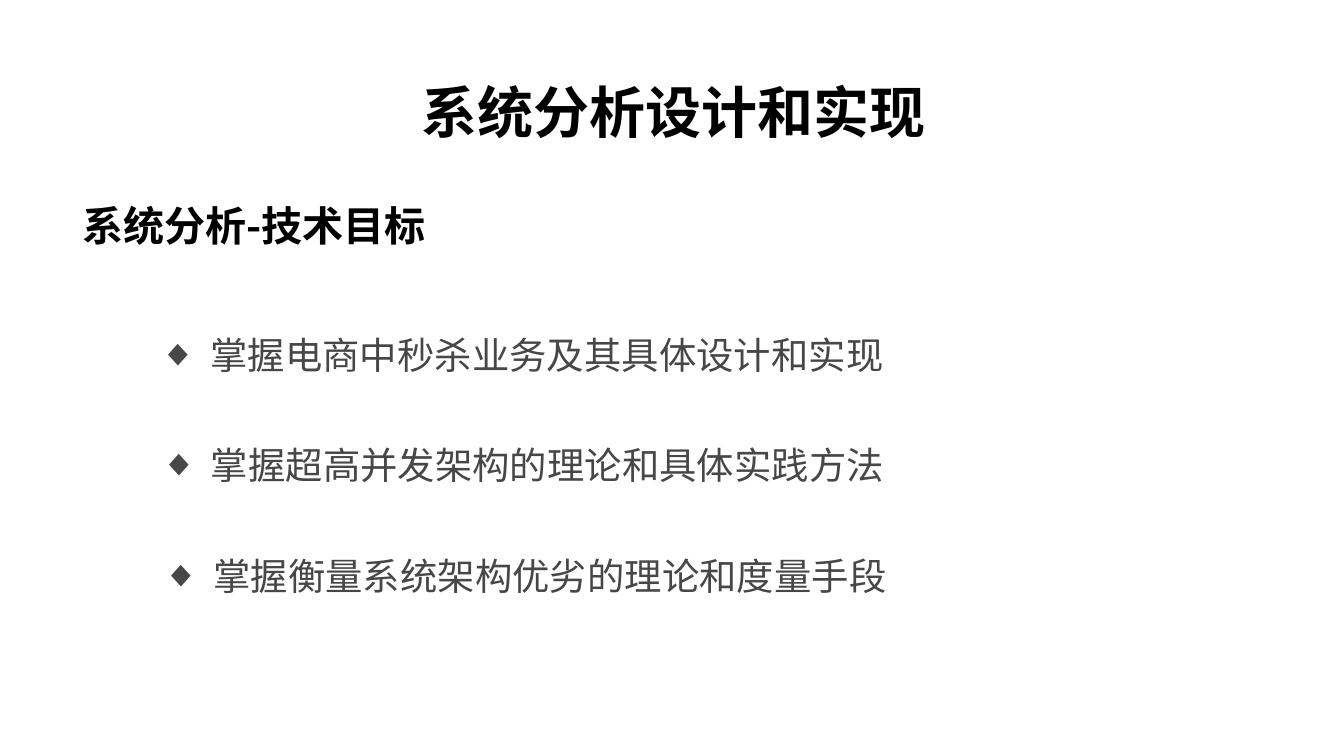
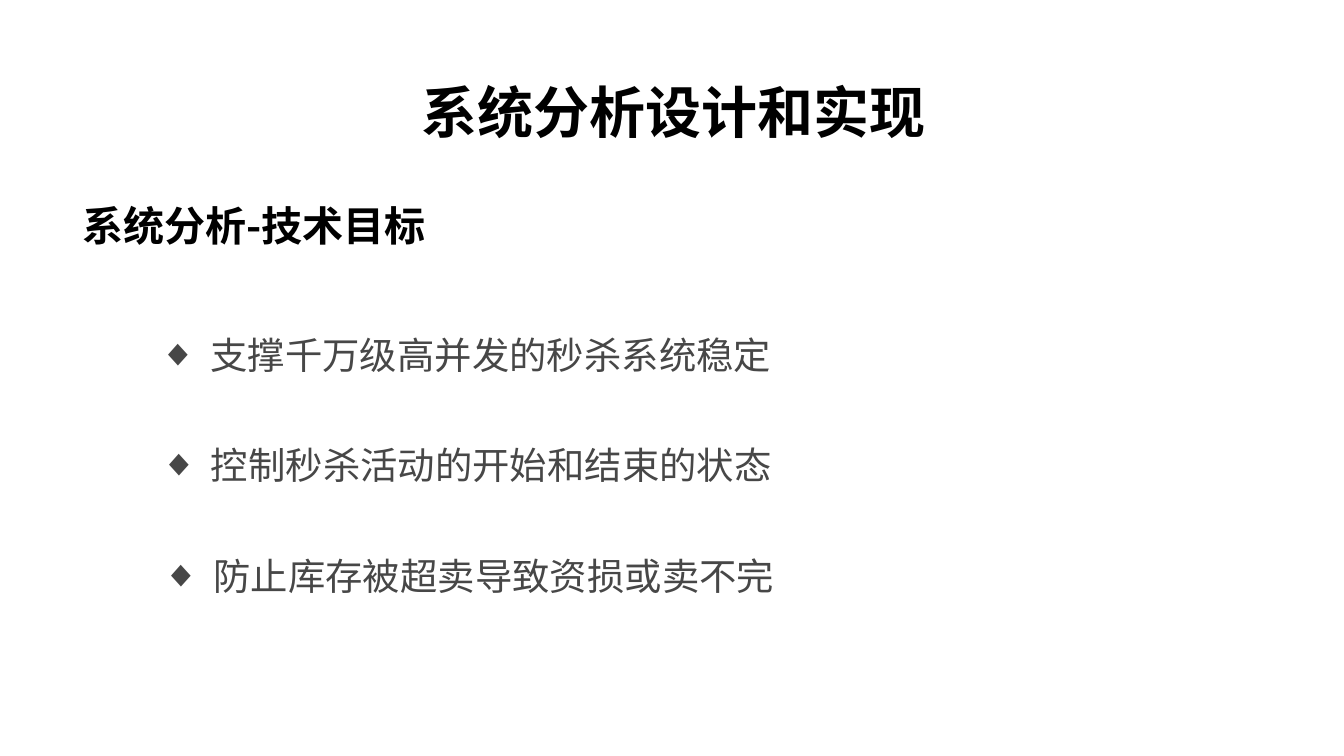
Before and after one commit to char-dance/flashSale-demo, a slide deck: slide 13 of FalshSale.pptx. Drawn at 1344x756 pixels with LibreOffice and Linux fonts; fonts in the diff are those of the drawing; background and template pictures are left out. Boxes give left, top, right and bottom in pixels: in the first picture for what was removed or moved away, otherwise in the second. Text is boxed around its words. In the diff, an @@ line names an element or a change of style, - is before the commit and + after.

Commit message:
ppt

```diff
--- a/FalshSale.pptx
+++ b/FalshSale.pptx
@@ text at [210,337,771,372]: text changed @@
-  ◆ 掌握电商中秒杀业务及其具体设计和实现
+  ◆ 支撑千万级高并发的秒杀系统稳定
@@ text at [211,447,772,482]: text changed @@
-  ◆ 掌握超高并发架构的理论和具体实践方法
+  ◆ 控制秒杀活动的开始和结束的状态
@@ text at [213,558,774,593]: text changed @@
-  ◆ 掌握衡量系统架构优劣的理论和度量手段
+  ◆ 防止库存被超卖导致资损或卖不完
```
Also in this commit, not shown: 1 slide removed.
